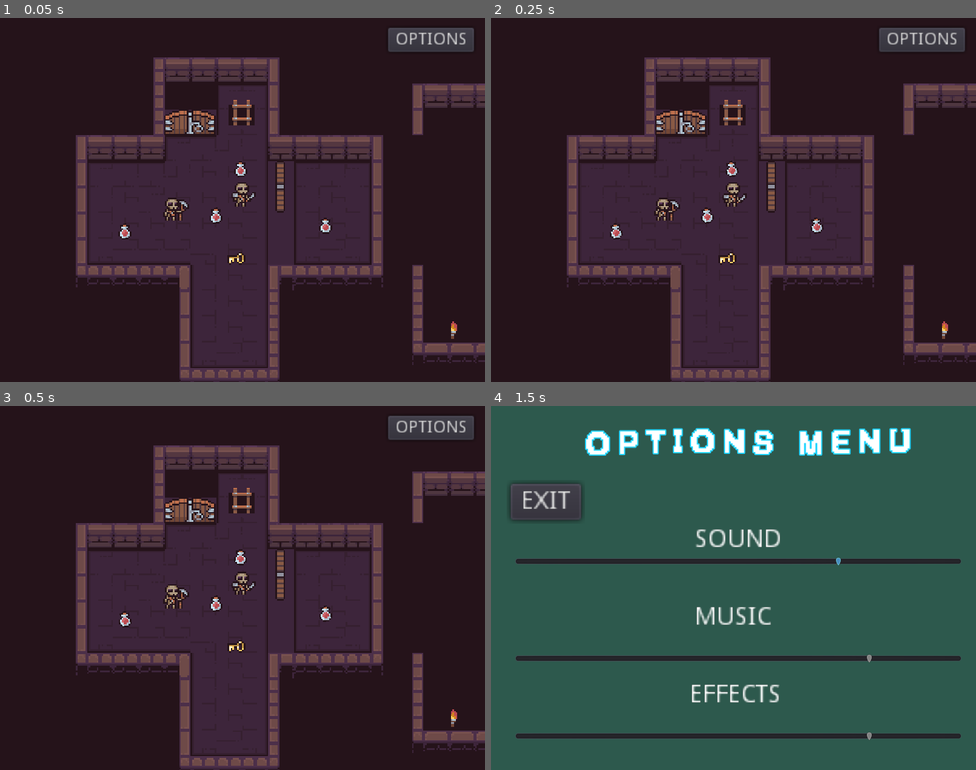
Above: before the commit, frames 1-4 (two rows, left to right).
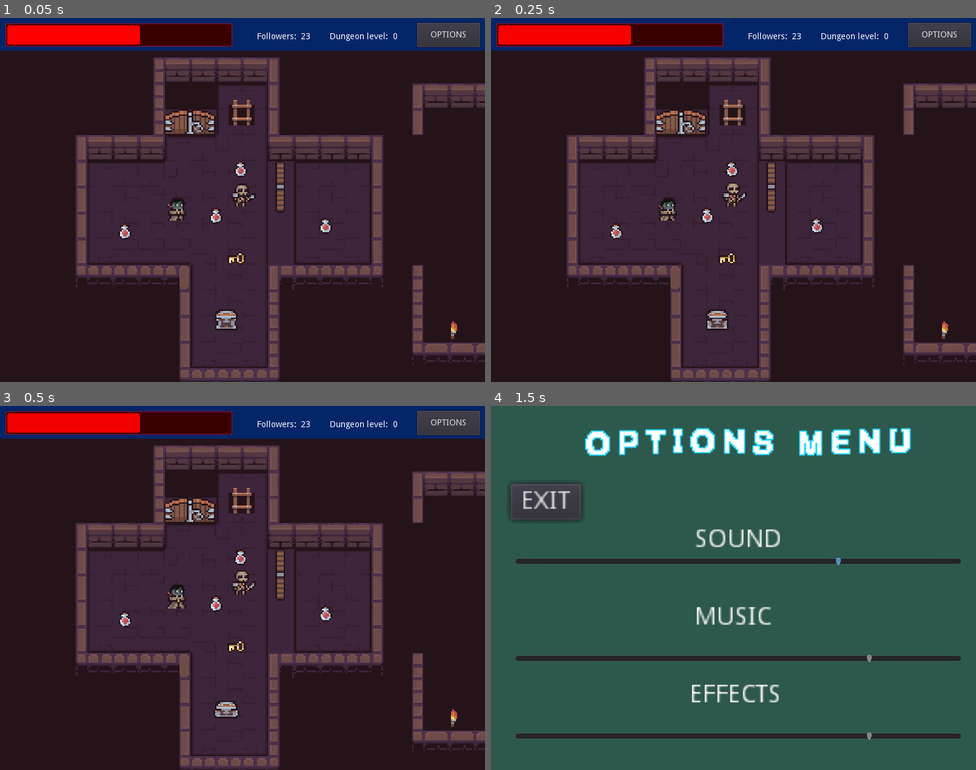
Above: after the commit, the same moments.

Repository: ktosox/Godot_Wild_06_2020
Game: Godot game, scene res://LEVELS/TEST/GameLevel.tscn
Two runs of this game, one before a commit and one after it. Both use one fixed random seed, a clock stepped at 60 frames per second and the inputs below. This scene is started directly instead of the project's main scene. Sound files missing from this copy of the repository are replaced by a short silence.
Inputs (mouse positions are in pixels of both pictures, inside the frame that each line leads up to):
- Up to frame 1 (0.05 s): no input
- Up to frame 2 (0.25 s): no input
- Up to frame 3 (0.5 s): no input
- Up to frame 4 (1.5 s): click "OPTIONS" at 0.5 s; move the mouse to (840, 569) at 1.27 s; press the mouse at (840, 569) at 1.28 s

The runs differ from the first frame. In frame 1, 9.1% of the frame differs, in the area x 0-100%, y 0-86%; in frame 2, 9.1%; in frame 3, 9.1%; in frame 4, nothing differs.

Commit message:
post jam update, multiple minor changes

Diff:
--- a/Game/Battle/AvatarScene.tscn
+++ b/Game/Battle/AvatarScene.tscn
@@ -1,6 +1,5 @@
-[gd_scene load_steps=3 format=2]
+[gd_scene load_steps=2 format=2]
 
-[ext_resource path="res://Battle/AvatarScene.gd" type="Script" id=1]
 [ext_resource path="res://Battle/Avatars/dark_knight_04.png" type="Texture" id=2]
 
 [node name="AvatarScene" type="TextureRect"]
@@ -10,7 +9,6 @@
 margin_bottom = -600.0
 rect_min_size = Vector2( 256, 256 )
 texture = ExtResource( 2 )
-script = ExtResource( 1 )
 __meta__ = {
 "_edit_use_anchors_": false
 }
--- a/Game/Battle/Battle_View.gd
+++ b/Game/Battle/Battle_View.gd
@@ -66,9 +66,8 @@
 
 # Called when the node enters the scene tree for the first time.
 func _ready():
-	avatarEnemy.ID=GM.currentBattleCaller
-	avatarEnemy.set_avatar()
-	avatarPlayer.set_avatar()
+	avatarPlayer.texture = GM.playerAvatar
+	avatarEnemy.texture = GM.battleCallerData["avatar"]
 	randomize()
 	load_battle()
 	print(skillPoolTop)
--- a/Game/Battle/Battle_View.tscn
+++ b/Game/Battle/Battle_View.tscn
@@ -6,24 +6,23 @@
 [ext_resource path="res://textfieldFont.tres" type="DynamicFont" id=4]
 [ext_resource path="res://Battle/StatBAr.shader" type="Shader" id=5]
 
+[sub_resource type="ShaderMaterial" id=1]
+shader = ExtResource( 5 )
+shader_param/modulate = Color( 1, 1, 1, 1 )
+
+[sub_resource type="ShaderMaterial" id=2]
+shader = ExtResource( 5 )
+shader_param/modulate = Color( 1, 1, 1, 1 )
+
+[sub_resource type="ShaderMaterial" id=3]
+shader = ExtResource( 5 )
+shader_param/modulate = Color( 1, 1, 1, 1 )
+
 [sub_resource type="ShaderMaterial" id=4]
 shader = ExtResource( 5 )
 shader_param/modulate = Color( 1, 1, 1, 1 )
 
-[sub_resource type="ShaderMaterial" id=7]
-shader = ExtResource( 5 )
-shader_param/modulate = Color( 1, 1, 1, 1 )
-
-[sub_resource type="ShaderMaterial" id=5]
-shader = ExtResource( 5 )
-shader_param/modulate = Color( 1, 1, 1, 1 )
-
-[sub_resource type="ShaderMaterial" id=6]
-shader = ExtResource( 5 )
-shader_param/modulate = Color( 1, 1, 1, 1 )
-
-[sub_resource type="Animation" id=1]
-resource_name = "lower"
+[sub_resource type="Animation" id=5]
 tracks/0/type = "value"
 tracks/0/path = NodePath(".:rect_size")
 tracks/0/interp = 1
@@ -100,7 +99,6 @@
 margin_right = 224.0
 margin_bottom = -12.0
 rect_scale = Vector2( -1, 1 )
-ID = 1
 
 [node name="Player" parent="VBoxContainer/ActorSpace" instance=ExtResource( 2 )]
 margin_left = 32.0
@@ -335,8 +333,8 @@
 }
 
 [node name="Animator" type="AnimationPlayer" parent="Curatin"]
-anims/lower = SubResource( 1 )
-anims/rise = SubResource( 2 )
+anims/lower = SubResource( 5 )
+anims/rise = SubResource( 6 )
 
 [node name="TimerEnemyAttack" type="Timer" parent="."]
 wait_time = 1.3
--- a/Game/Dungeon_Template/GameLevel.gd
+++ b/Game/Dungeon_Template/GameLevel.gd
@@ -9,9 +9,10 @@
 
 # Called when the node enters the scene tree for the first time.
 func _ready():
+
+	pass # Replace with function body.
+func _enter_tree():
 	GM.current_level = self
-	pass # Replace with function body.
-
 
 func path_from_2_points(start,end):
 	start = get_closest_point(start)
--- a/Game/Enemies/Enemy.gd
+++ b/Game/Enemies/Enemy.gd
@@ -4,7 +4,19 @@
 # Declare member variables here. Examples:
 # var a = 2
 # var b = "text"
-var type = 5
+export var title = "Lorem Ipsum"
+
+export var avatar : Texture # if texture is placed here then ovveride the defualt texture
+export var type = 5
+
+export var HP = 100
+
+export var conviction = 69
+
+var enemy_data ={
+
+}
+
 var enemy_types = {
 	0 : "vamp",
 	1 : "skull",
@@ -16,11 +28,33 @@
 
 # Called when the node enters the scene tree for the first time.
 func _ready():
+	update_type()
+	pass # Replace with function body.
+
+
+func update_type():
 	if(!enemy_types.has(type)):
 		randomize()
 		type = randi()%enemy_types.size()
 	$Sprite.animation = enemy_types[type]
-	pass # Replace with function body.
+	if(avatar == null ):
+		match type:
+			0:
+				avatar = GM.vampPool[randi()%GM.vampPool.size()]
+			1:
+				avatar = GM.skullPool[randi()%GM.skullPool.size()]
+			2:
+				avatar = GM.skelyPool[randi()%GM.skelyPool.size()]
+			3:
+				avatar = GM.guardPool[randi()%GM.guardPool.size()]
+			4:
+				avatar = GM.dudePool[randi()%GM.dudePool.size()]
+	enemy_data["type"] = type
+	enemy_data["HP"] = HP
+	enemy_data["tittle"] = title
+	enemy_data["avatar"] = avatar
+	enemy_data["conviction"] = conviction
+
 
 
 # Called every frame. 'delta' is the elapsed time since the previous frame.
@@ -30,7 +64,7 @@
 
 func _on_HitBox_area_entered(area):
 	$HitBox/CollisionShape2D.queue_free()
-	GM.currentBattleCaller = type
-	GM.load_battle(type)
+	print(enemy_data)
+	GM.load_battle(enemy_data)
 	print("START FIGHT")
 	pass # Replace with function body.
--- a/Game/Enemies/Enemy.tscn
+++ b/Game/Enemies/Enemy.tscn
@@ -27,24 +27,24 @@
 
 [sub_resource type="SpriteFrames" id=2]
 animations = [ {
+"frames": [ ExtResource( 18 ), ExtResource( 19 ), ExtResource( 21 ), ExtResource( 15 ) ],
+"loop": true,
+"name": "guard",
+"speed": 5.0
+}, {
+"frames": [ ExtResource( 4 ), ExtResource( 9 ), ExtResource( 6 ), ExtResource( 10 ) ],
+"loop": true,
+"name": "skull",
+"speed": 5.0
+}, {
 "frames": [ ExtResource( 16 ), ExtResource( 14 ), ExtResource( 17 ), ExtResource( 20 ) ],
 "loop": true,
 "name": "dude",
 "speed": 5.0
 }, {
-"frames": [ ExtResource( 18 ), ExtResource( 19 ), ExtResource( 21 ), ExtResource( 15 ) ],
-"loop": true,
-"name": "guard",
-"speed": 5.0
-}, {
 "frames": [ ExtResource( 2 ), ExtResource( 11 ), ExtResource( 13 ), ExtResource( 5 ) ],
 "loop": true,
 "name": "skely",
-"speed": 5.0
-}, {
-"frames": [ ExtResource( 4 ), ExtResource( 9 ), ExtResource( 6 ), ExtResource( 10 ) ],
-"loop": true,
-"name": "skull",
 "speed": 5.0
 }, {
 "frames": [ ExtResource( 8 ), ExtResource( 3 ), ExtResource( 7 ), ExtResource( 12 ) ],
--- a/Game/GameManager.gd
+++ b/Game/GameManager.gd
@@ -8,7 +8,6 @@
 
 var creditsScene = "res://Credits.tscn"
 
-var allDungeonMusic = []
 
 var vampPool = [load("res://Battle/Avatars/addons_097.png"),load("res://Battle/Avatars/ancient_vampire.png"),load("res://Battle/Avatars/banshee.png")]
 var skullPool = [load("res://Battle/Avatars/joker_01.png"),load("res://Battle/Avatars/joker_02.png")]
@@ -26,12 +25,12 @@
 var playerHPMax = 100
 var playerSTAM = 1
 var playerSTAMMax = 10
-var playerAvatar = 1
+var playerAvatar = load("res://Battle/Avatars/skeleton_07.png")
 var SUPPORT = 0
 
 var inBattle = false
 
-var currentBattleCaller
+var battleCallerData
 
 export var colorLogical = Color()
 export var colorEmotion = Color()
@@ -39,7 +38,6 @@
 
 # Called when the node enters the scene tree for the first time.
 func _ready():
-
 	pass # Replace with function body.
 
 
@@ -53,8 +51,9 @@
 		get_tree().change_scene("res://LEVELS/"+String(current_level.ID+1)+"/GameLevel.tscn")
 	pass
 
-func load_battle(enemyID):
+func load_battle(enemy):
 	#get_tree().paused = true
+	battleCallerData = enemy
 	$DungeonMusic/Manager.play("Stop")
 	$BattleMusic.play()
 	inBattle = true
@@ -74,6 +73,7 @@
 	playerHP += change
 	if playerHP > playerHPMax :
 		playerHP = playerHPMax
+	currentPlayer.update_HP(playerHP)
 	pass
 func set_player_STAM(change):
 	playerSTAM += change
--- a/Game/Items/Chest.tscn
+++ /dev/null
@@ -1,5 +0,0 @@
-[gd_scene format=2]
-
-[node name="Chest" type="Node2D"]
-
-[node name="Sprite" type="Sprite" parent="."]
--- a/Game/Items/Key.gd
+++ b/Game/Items/Key.gd
@@ -7,7 +7,7 @@
 var follow = false
 var target
 var resting_pos = Vector2(0,-7)
-var speed = 1.8
+var speed = 2.4
 
 # Called when the node enters the scene tree for the first time.
 func _ready():
--- /dev/null
+++ b/Game/Items/chest/Chest.gd
@@ -0,0 +1,22 @@
+extends Node2D
+
+
+# Declare member variables here. Examples:
+# var a = 2
+# var b = "text"
+export var item_type = 0
+
+
+# Called when the node enters the scene tree for the first time.
+func _ready():
+	pass # Replace with function body.
+
+
+# Called every frame. 'delta' is the elapsed time since the previous frame.
+#func _process(delta):
+#	pass
+
+
+func _on_HitBox_area_entered(area):
+	$Sprite.animation = "open"
+	pass # Replace with function body.
--- /dev/null
+++ b/Game/Items/chest/Chest.tscn
@@ -0,0 +1,48 @@
+[gd_scene load_steps=12 format=2]
+
+[ext_resource path="res://Items/chest/chest_1.png" type="Texture" id=1]
+[ext_resource path="res://Items/chest/chest_3.png" type="Texture" id=2]
+[ext_resource path="res://Items/chest/chest_4.png" type="Texture" id=3]
+[ext_resource path="res://Items/chest/chest_2.png" type="Texture" id=4]
+[ext_resource path="res://Items/chest/chest_open_2.png" type="Texture" id=5]
+[ext_resource path="res://Items/chest/chest_open_1.png" type="Texture" id=6]
+[ext_resource path="res://Items/chest/chest_open_4.png" type="Texture" id=7]
+[ext_resource path="res://Items/chest/chest_open_3.png" type="Texture" id=8]
+[ext_resource path="res://Items/chest/Chest.gd" type="Script" id=9]
+
+[sub_resource type="SpriteFrames" id=1]
+animations = [ {
+"frames": [ ExtResource( 1 ), ExtResource( 4 ), ExtResource( 2 ), ExtResource( 3 ) ],
+"loop": true,
+"name": "idle",
+"speed": 5.0
+}, {
+"frames": [ ExtResource( 6 ), ExtResource( 5 ), ExtResource( 8 ), ExtResource( 7 ) ],
+"loop": false,
+"name": "open",
+"speed": 3.0
+} ]
+
+[sub_resource type="CircleShape2D" id=2]
+radius = 24.0
+
+[node name="Chest" type="Node2D"]
+script = ExtResource( 9 )
+
+[node name="Sprite" type="AnimatedSprite" parent="."]
+frames = SubResource( 1 )
+animation = "idle"
+frame = 3
+playing = true
+
+[node name="HitBox" type="Area2D" parent="."]
+collision_layer = 64
+collision_mask = 2
+__meta__ = {
+"_editor_description_": ""
+}
+
+[node name="CollisionShape2D" type="CollisionShape2D" parent="HitBox"]
+scale = Vector2( 1, 0.7 )
+shape = SubResource( 2 )
+[connection signal="area_entered" from="HitBox" to="." method="_on_HitBox_area_entered"]
--- a/Game/LEVELS/1/GameLevel.tscn
+++ b/Game/LEVELS/1/GameLevel.tscn
@@ -500,7 +500,7 @@
 position = Vector2( -144.212, 133.01 )
 
 [node name="AnimatedSprite" parent="Player/Location" index="2"]
-frame = 1
+frame = 3
 
 [node name="Items" type="Node2D" parent="."]
 position = Vector2( -31.4574, -1.54614 )
--- a/Game/LEVELS/TEST/GameLevel.tscn
+++ b/Game/LEVELS/TEST/GameLevel.tscn
@@ -9,6 +9,7 @@
 [ext_resource path="res://Doors/Door_UP.tscn" type="PackedScene" id=7]
 [ext_resource path="res://Items/Key.tscn" type="PackedScene" id=8]
 [ext_resource path="res://Doors/Exit.tscn" type="PackedScene" id=9]
+[ext_resource path="res://Items/chest/Chest.tscn" type="PackedScene" id=10]
 
 [sub_resource type="NavigationPolygon" id=1]
 vertices = PoolVector2Array( 0, 0, 16, 0, 16, 16, 0, 16 )
@@ -502,8 +503,8 @@
 [node name="Location" parent="Player" index="1"]
 position = Vector2( 32.1772, 56.0328 )
 
-[node name="AnimatedSprite" parent="Player/Location" index="1"]
-frame = 2
+[node name="AnimatedSprite" parent="Player/Location" index="2"]
+frame = 1
 
 [node name="Items" type="Node2D" parent="."]
 
@@ -522,6 +523,9 @@
 [node name="Key" parent="Items" instance=ExtResource( 8 )]
 position = Vector2( 27.8793, 92.4899 )
 
+[node name="Chest" parent="Items" instance=ExtResource( 10 )]
+position = Vector2( 22.2188, 130.607 )
+
 [node name="Enemies" type="Node2D" parent="."]
 
 [node name="Enemy" parent="Enemies" instance=ExtResource( 4 )]
--- /dev/null
+++ b/Game/Player/Overlay.gd
@@ -0,0 +1,22 @@
+extends CanvasLayer
+
+
+# Declare member variables here. Examples:
+# var a = 2
+# var b = "text"
+var optionsWindowScene = preload("res://OptionsMenu.tscn")
+
+# Called when the node enters the scene tree for the first time.
+func _ready():
+	$Screen/Top/Level/Ammount.text = String(GM.current_level.ID)
+	pass # Replace with function body.
+\
+
+# Called every frame. 'delta' is the elapsed time since the previous frame.
+#func _process(delta):
+#	pass
+
+func _on_Options_pressed():
+	var optionsMEnu = optionsWindowScene.instance()
+	add_child(optionsMEnu)
+	pass # Replace with function body.
--- /dev/null
+++ b/Game/Player/Overlay.tscn
@@ -0,0 +1,141 @@
+[gd_scene load_steps=5 format=2]
+
+[ext_resource path="res://Player/Overlay.gd" type="Script" id=1]
+[ext_resource path="res://Battle/StatBAr.shader" type="Shader" id=2]
+
+[sub_resource type="ShaderMaterial" id=1]
+shader = ExtResource( 2 )
+shader_param/modulate = Color( 0.660759, 0.660759, 0.660759, 1 )
+
+[sub_resource type="Animation" id=2]
+resource_name = "New Anim"
+length = 5.0
+loop = true
+tracks/0/type = "value"
+tracks/0/path = NodePath(".:material:shader_param/modulate")
+tracks/0/interp = 1
+tracks/0/loop_wrap = true
+tracks/0/imported = false
+tracks/0/enabled = true
+tracks/0/keys = {
+"times": PoolRealArray( 0, 4, 5.1 ),
+"transitions": PoolRealArray( 1, 0.5, 2 ),
+"update": 0,
+"values": [ Color( 1, 1, 1, 1 ), Color( 0.611765, 0.611765, 0.611765, 1 ), Color( 1, 1, 1, 1 ) ]
+}
+
+[node name="Overlay" type="CanvasLayer"]
+script = ExtResource( 1 )
+
+[node name="Screen" type="VBoxContainer" parent="."]
+anchor_right = 1.0
+anchor_bottom = 1.0
+
+[node name="Top" type="Control" parent="Screen"]
+margin_right = 800.0
+margin_bottom = 54.0
+size_flags_horizontal = 3
+size_flags_vertical = 3
+size_flags_stretch_ratio = 0.1
+
+[node name="Background" type="ColorRect" parent="Screen/Top"]
+anchor_right = 1.0
+anchor_bottom = 1.0
+color = Color( 0.0196078, 0.145098, 0.411765, 1 )
+__meta__ = {
+"_edit_use_anchors_": false
+}
+
+[node name="HealthBar" type="ProgressBar" parent="Screen/Top"]
+modulate = Color( 1, 0, 0, 1 )
+material = SubResource( 1 )
+margin_left = 8.0
+margin_top = 8.0
+margin_right = 384.0
+margin_bottom = 48.0
+value = 60.0
+allow_lesser = true
+percent_visible = false
+__meta__ = {
+"_edit_use_anchors_": false
+}
+
+[node name="Loop" type="AnimationPlayer" parent="Screen/Top/HealthBar"]
+autoplay = "New Anim"
+"anims/New Anim" = SubResource( 2 )
+
+[node name="Followers" type="Control" parent="Screen/Top"]
+margin_left = 416.0
+margin_top = 16.0
+margin_right = 528.0
+margin_bottom = 40.0
+__meta__ = {
+"_edit_use_anchors_": false
+}
+
+[node name="Name" type="Label" parent="Screen/Top/Followers"]
+margin_left = 8.0
+margin_top = 8.0
+margin_right = 73.0
+margin_bottom = 22.0
+text = "Followers:"
+__meta__ = {
+"_edit_use_anchors_": false
+}
+
+[node name="Ammount" type="Label" parent="Screen/Top/Followers"]
+margin_left = 80.0
+margin_top = 8.0
+margin_right = 96.0
+margin_bottom = 22.0
+text = "23"
+
+[node name="Level" type="Control" parent="Screen/Top"]
+margin_left = 536.0
+margin_top = 16.0
+margin_right = 648.0
+margin_bottom = 40.0
+__meta__ = {
+"_edit_use_anchors_": false
+}
+
+[node name="Name" type="Label" parent="Screen/Top/Level"]
+margin_left = 8.0
+margin_top = 8.0
+margin_right = 73.0
+margin_bottom = 22.0
+text = "Dungeon level:"
+__meta__ = {
+"_edit_use_anchors_": false
+}
+
+[node name="Ammount" type="Label" parent="Screen/Top/Level"]
+margin_left = 112.0
+margin_top = 8.0
+margin_right = 128.0
+margin_bottom = 22.0
+text = "2"
+__meta__ = {
+"_edit_use_anchors_": false
+}
+
+[node name="Middle" type="MarginContainer" parent="Screen"]
+margin_top = 58.0
+margin_right = 800.0
+margin_bottom = 600.0
+size_flags_horizontal = 3
+size_flags_vertical = 3
+__meta__ = {
+"_edit_use_anchors_": false
+}
+
+[node name="Options" type="Button" parent="."]
+margin_left = 688.0
+margin_top = 8.0
+margin_right = 792.0
+margin_bottom = 48.0
+text = "OPTIONS"
+__meta__ = {
+"_edit_use_anchors_": false
+}
+[connection signal="pressed" from="Options" to="." method="_on_Options_pressed"]
--- a/Game/Player/Player.gd
+++ b/Game/Player/Player.gd
@@ -4,7 +4,7 @@
 # Declare member variables here. Examples:
 # var a = 2
 # var b = "text"
-var optionsWindowScene = preload("res://OptionsMenu.tscn")
+
 
 var speed = 70
 export var moving = false
@@ -70,11 +70,9 @@
 	pass # Replace with function body.
 
 func set_support(newSup):
-	$Overlay/Support.value = newSup
+
 	pass
 
-
-func _on_Button_pressed():
-	var optionsMEnu = optionsWindowScene.instance()
-	add_child(optionsMEnu)
-	pass # Replace with function body.
+func update_HP(value):
+	$Overlay/Screen/Top/HealthBar.value = value
+	$Overlay/Screen/Top/HealthBar/Loop.playback_speed = 80/value
--- a/Game/Player/Player.tscn
+++ b/Game/Player/Player.tscn
@@ -6,6 +6,7 @@
 [ext_resource path="res://Player/v2/skeleton2_v2_1.png" type="Texture" id=4]
 [ext_resource path="res://Player/Player.gd" type="Script" id=5]
 [ext_resource path="res://Sounds/Effects/Movement.wav" type="AudioStream" id=6]
+[ext_resource path="res://Player/Overlay.tscn" type="PackedScene" id=7]
 
 [sub_resource type="Curve2D" id=1]
 _data = {
@@ -92,7 +93,7 @@
 [node name="StepSound" type="AudioStreamPlayer2D" parent="Location"]
 stream = ExtResource( 6 )
 volume_db = -16.0
-pitch_scale = 0.694037
+pitch_scale = 0.8
 
 [node name="AnimationPlayer" type="AnimationPlayer" parent="Location/StepSound"]
 autoplay = "New Anim"
@@ -130,40 +131,5 @@
 wait_time = 0.3
 autostart = true
 
-[node name="Overlay" type="CanvasLayer" parent="."]
-
-[node name="Support" type="ProgressBar" parent="Overlay"]
-visible = false
-modulate = Color( 0.945098, 1, 0.290196, 1 )
-margin_left = 56.0
-margin_top = 24.0
-margin_right = 616.0
-margin_bottom = 56.0
-percent_visible = false
-__meta__ = {
-"_edit_use_anchors_": false
-}
-
-[node name="Label" type="Label" parent="Overlay"]
-visible = false
-margin_left = 264.0
-margin_top = 32.0
-margin_right = 385.0
-margin_bottom = 46.0
-text = "CURRENT SUPPORT"
-__meta__ = {
-"_edit_use_anchors_": false
-}
-
-[node name="Button" type="Button" parent="Overlay"]
-margin_left = 640.0
-margin_top = 16.0
-margin_right = 711.0
-margin_bottom = 36.0
-rect_scale = Vector2( 2, 2 )
-text = "OPTIONS"
-__meta__ = {
-"_edit_use_anchors_": false
-}
+[node name="Overlay" parent="." instance=ExtResource( 7 )]
 [connection signal="timeout" from="TimerMouseCheck" to="." method="_on_TimerMouseCheck_timeout"]
-[connection signal="pressed" from="Overlay/Button" to="." method="_on_Button_pressed"]
--- a/Game/SplashScreen.gd
+++ b/Game/SplashScreen.gd
@@ -6,8 +6,14 @@
 # var b = "text"
 var optionsWindowScene = preload("res://OptionsMenu.tscn")
 
+var av1 = load("res://Battle/Avatars/skeleton_05.png")
+var av2 = load("res://Battle/Avatars/skeleton_06.png")
+var av3 = load("res://Battle/Avatars/skeleton_07.png")
+
+
 # Called when the node enters the scene tree for the first time.
 func _ready():
+
 	pass # Replace with function body.
 
 
@@ -17,7 +23,7 @@
 
 
 func _on_Button_pressed():
-	GM.skelyPool.remove(GM.playerAvatar)
+	GM.skelyPool.erase(GM.playerAvatar)
 	GM.next_level()
 	pass # Replace with function body.
 
@@ -30,16 +36,16 @@
 
 func _on_Button3_pressed():
 	match GM.playerAvatar :
-		1:
-			$TextureRect.texture = load("res://Battle/Avatars/skeleton_05.png")
-			GM.playerAvatar = 2
+		av1:
+			$TextureRect.texture = av2
+			GM.playerAvatar = av2
 			pass
-		2:
-			$TextureRect.texture = load("res://Battle/Avatars/skeleton_06.png")
-			GM.playerAvatar = 3
+		av2:
+			$TextureRect.texture = av3
+			GM.playerAvatar = av3
 			pass
-		3:
-			$TextureRect.texture = load("res://Battle/Avatars/skeleton_07.png")
-			GM.playerAvatar = 1
+		av3:
+			$TextureRect.texture = av1
+			GM.playerAvatar = av1
 			pass
 	pass # Replace with function body.
--- a/Game/project.godot
+++ b/Game/project.godot
@@ -17,7 +17,6 @@
 
 config/name="Jam_Game_06_2020"
 run/main_scene="res://SplashScreen.tscn"
-run/disable_stdout=true
 config/icon="res://icon.png"
 
 [autoload]
Not shown: 5 places in Game/Battle/Battle_View.tscn that only renumber resources
Binary file added: Game/Items/chest/chest_1.png
Not shown, added: Game/Items/chest/chest_1.png.import
Binary file added: Game/Items/chest/chest_2.png
Not shown, added: Game/Items/chest/chest_2.png.import
Binary file added: Game/Items/chest/chest_3.png
Not shown, added: Game/Items/chest/chest_3.png.import
Binary file added: Game/Items/chest/chest_4.png
Not shown, added: Game/Items/chest/chest_4.png.import
Binary file added: Game/Items/chest/chest_open_1.png
Not shown, added: Game/Items/chest/chest_open_1.png.import
Binary file added: Game/Items/chest/chest_open_2.png
(and 8 more such lines)
